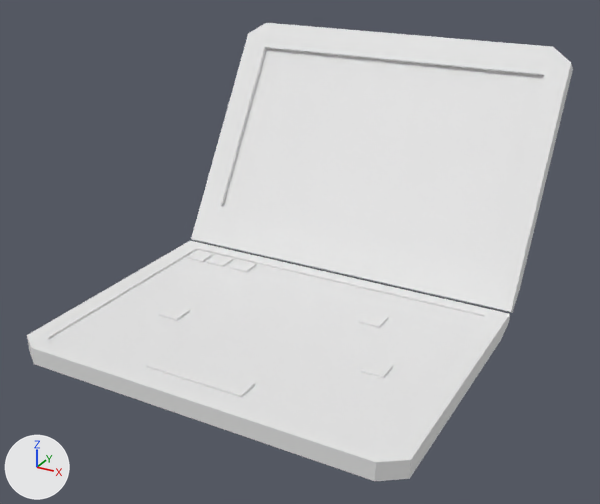
Before and after pictures for a commit that changed the FBX model Assets/Models/Furnitures/Laptop.fbx.
One viewpoint serves both versions: a camera (50 mm lens) standing at (-2.53, -3.32, 3.45) and looking at (-4.41, 0.09, 1.75). The lights are fixed; the arrows at lower left show +X, +Y and +Z. Where no turn or scale is listed for an object, it has been applied to the vertices.

Script lines for the objects in view, before the commit:
```python
me_cube_040 = bpy.data.meshes.new('Cube.040')
me_cube_040.from_pydata(...)  # 112 vertices, 81 faces; spans x -1.0..1.0, y -0.72..1.56, z -0.04..1.26
# faces by material slot: [45, 35, 1]
me_cube_040.materials.append(mat_material_002)  # white #e7e7e7
me_cube_040.materials.append(mat_material_004)  # white #e7e7e7
me_cube_040.materials.append(mat_material_005)  # white #e7e7e7
ob_laptop = bpy.data.objects.new('Laptop', me_cube_040)
ob_laptop.location = (-4.413, -0.205, 1.409)
```
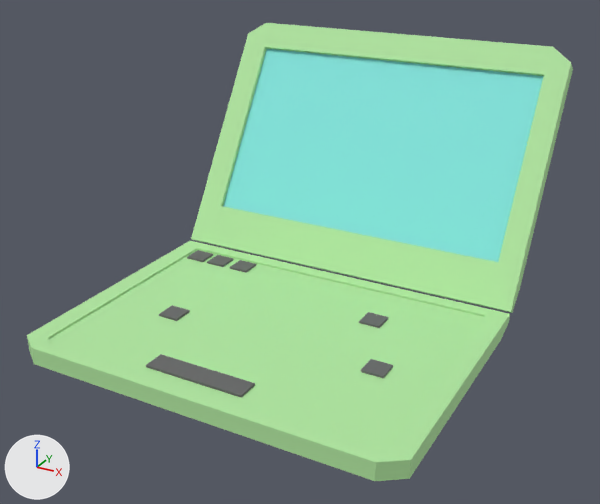
Location of each change, [x1, y1, x2, y2] in pixels of the pictures (600 x 504 px):
part 1 of me_cube_040, recoloured (white to green): [27, 23, 573, 481] in both
part 2 of me_cube_040, recoloured (white to grey): [146, 250, 393, 398] in both
part 3 of me_cube_040, recoloured (white to cyan): [223, 49, 544, 262] in both

The change in detail:
Material 'Soft grey' (mat_soft_grey) is new.
Its base color is (0.133, 0.133, 0.133) (dark grey #666666).
Its roughness is 0.69.
Material 'Screen blue' (mat_screen_blue) is new.
Its base color is (0.22, 0.8, 0.755) (cyan #81e7e1).
Its roughness is 0.69.
Material 'Accesable green' (mat_accesable_green) is new.
Its base color is (0.446, 0.8, 0.356) (green #b2e7a1).
Its roughness is 0.69.
me_cube_040 has 112 vertices, 81 faces and spans x -1.0..1.0, y -0.72..1.56, z -0.04..1.26.
me_cube_040 is used by ob_laptop; location (-4.413, -0.205, 1.409).
me_cube_040 part 1: all 45 faces that had it switch from mat_material_002 (white #e7e7e7) to mat_accesable_green (green #b2e7a1).
me_cube_040 part 2: all 35 faces that had it switch from mat_material_004 (white #e7e7e7) to mat_soft_grey (dark grey #666666).
me_cube_040 part 3: all 1 face that had it switch from mat_material_005 (white #e7e7e7) to mat_screen_blue (cyan #81e7e1).
